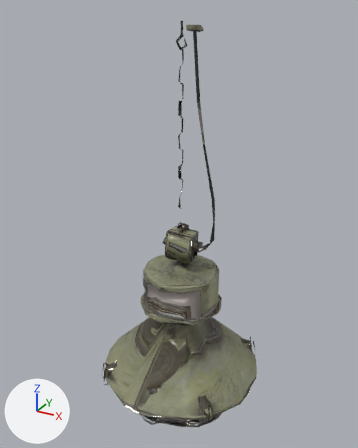
Renders of the glTF model web/assets/models/hanging_industrial_lamp/hanging_industrial_lamp.gltf from each side of a commit.
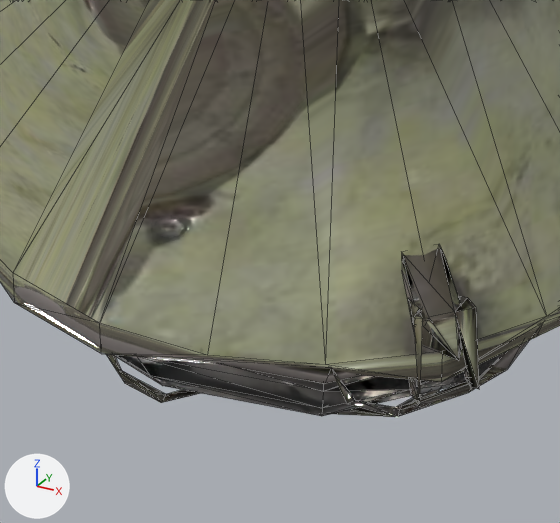
Old and new are each drawn whole from a 50 mm lens placed at (0.698, -1.284, 0.046), pointed at (-0.019, 0.02, -0.606) and again close up on the part from 34% to 64% of the width and 78% to 100% of the height. Lighting does not change. The marker at lower left points along +X, +Y and +Z. The older version's two pictures come first. The close-ups show mesh edges as thin lines.
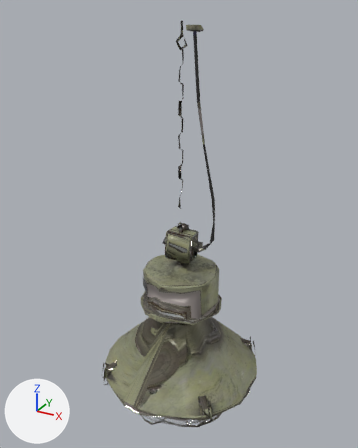
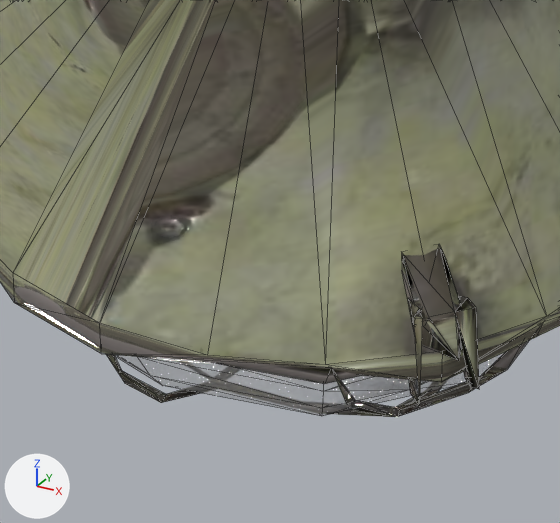
What differs and where, as boxes (x1, y1, x2, y2) in the close-ups (560 x 523 px):
'Mesh_0', surface changed
    both: (111, 350, 507, 416)

The change, as a list of edits to the scene's bpy script:
```text
Change mat_hanging_industrial_lamp_glass:
    where n0 = _N.new('ShaderNodeBsdfPrincipled'); n0.name = 'Principled BSDF'
    remove n0.inputs[18].default_value = 1.0  # 'Transmission Weight'
    add n0.inputs[4].default_value = 0.25  # 'Alpha'
```
